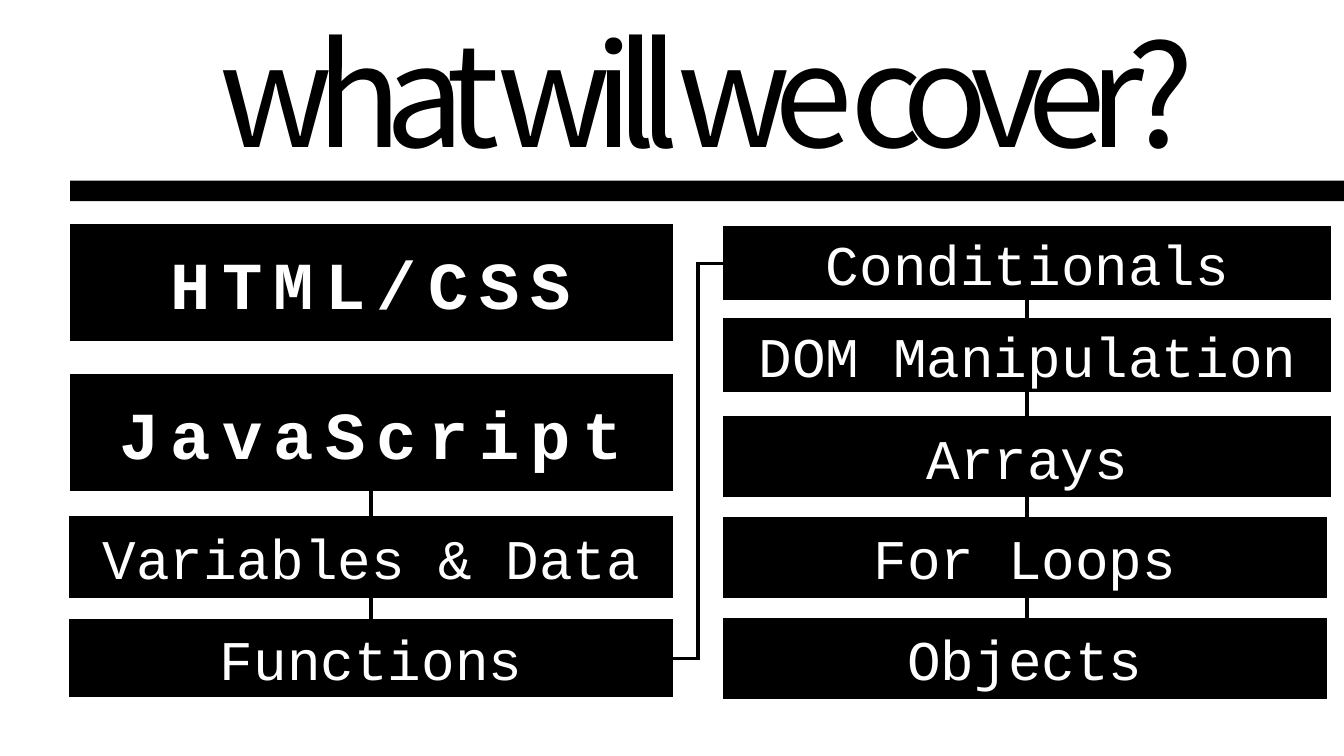
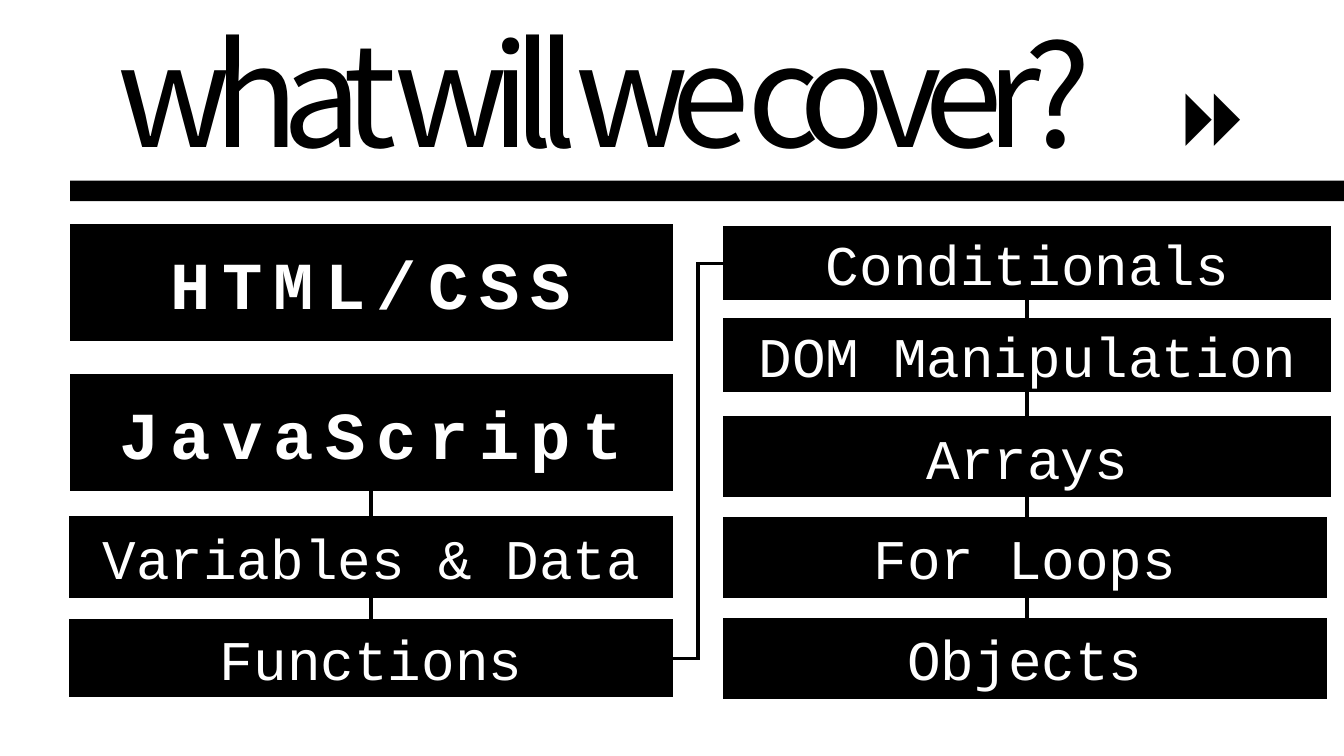
Before and after one commit to hylandtechoutreach/webskillup, a slide deck: slide 4 of Preface/Welcome.pptx (slide 3 before the commit). Drawn at 1344x756 pixels with LibreOffice and Linux fonts; fonts in the diff are those of the drawing. Boxes give left, top, right and bottom in pixels: in the first picture for what was removed or moved away, otherwise in the second. Text is boxed around its words. In the diff, an @@ line names an element or a change of style, - is before the commit and + after.

```diff
--- a/Preface/Welcome.pptx
+++ b/Preface/Welcome.pptx
@@ text "what will we cover?" moved from (x1=220, y1=34, x2=1194, y2=182) to (x1=117, y1=34, x2=1091, y2=182) @@
@@ text added at (x1=1171, y1=53, x2=1296, y2=165), 60 pt, text #000000 @@
+⏩
```
Also in this commit, not shown: 1 slide added.
